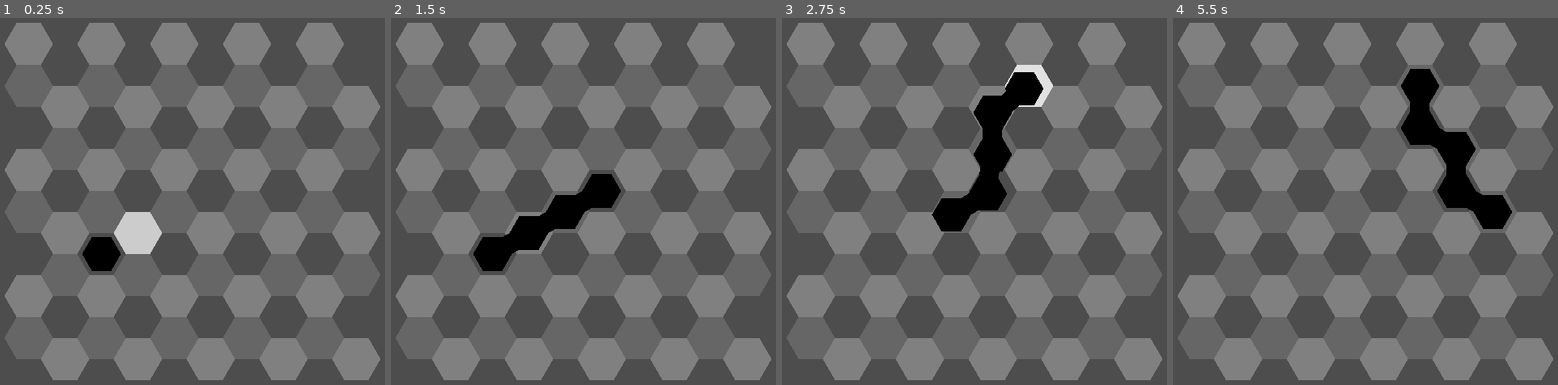
Above: before the commit, frames 1-4 (left to right).
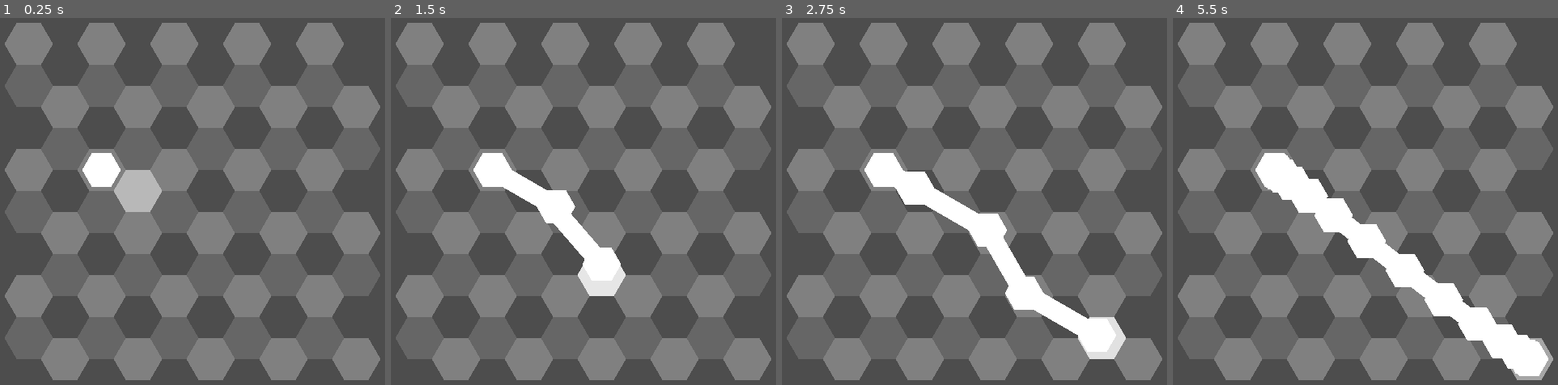
Above: after the commit, the same moments.

Repository: redpebble/sneksagon
Game: Godot game, scene res://scenes/map.tscn
The game is run twice, just before and just after one commit, with the same random seed, the same clock (stepped at 60 frames per second) and the same inputs.
Inputs (mouse positions are in pixels of both pictures, inside the frame that each line leads up to):
- Up to frame 1 (0.25 s): no input
- Up to frame 2 (1.5 s): move the mouse to (691, 175) at 0.52 s; press the mouse at (691, 175) at 0.53 s; move the mouse to (487, 227) at 1.27 s; release the mouse at (487, 227) at 1.28 s; click (487, 227) at 1.35 s
- Up to frame 3 (2.75 s): move the mouse to (1024, 95) at 2.02 s; press the mouse at (1024, 95) at 2.03 s
- Up to frame 4 (5.5 s): move the mouse to (1342, 296) at 2.77 s; release the mouse at (1342, 296) at 2.78 s; click (1342, 296) at 2.85 s; move the mouse to (1511, 274) at 3.52 s; press the mouse at (1511, 274) at 3.53 s; move the mouse to (1219, 128) at 4.27 s; release the mouse at (1219, 128) at 4.28 s; click (1219, 128) at 4.35 s; tap Enter at 5 s; move the mouse to (1388, 201) at 5.02 s; press the mouse at (1388, 201) at 5.03 s

The runs differ from the first frame. In frame 1, 3.6% of the frame differs, in the area x 21-43%, y 36-69%; in frame 2, 6.2%; in frame 3, 9.6%; in frame 4, 11%, in the area x 21-99%, y 13-99%.

Commit message:
Real buggy SnakeHex (let us cook)

Diff:
--- a/scenes/Singletons/highlighter.gd
+++ b/scenes/Singletons/highlighter.gd
@@ -23,11 +23,10 @@
 func pulse():
 	reset_brightness()
 	if pulse_tween: pulse_tween.kill()
-	pulse_tween = create_tween()
-	pulse_tween.finished.connect(pulse)
-	pulse_tween.set_ease(Tween.EASE_IN_OUT).set_trans(Tween.TRANS_SINE)
+	pulse_tween = create_tween().set_ease(Tween.EASE_IN_OUT).set_trans(Tween.TRANS_SINE)
 	pulse_tween.tween_property(sprite, "modulate:a", min_brightness, pulse_interval * 0.5)
 	pulse_tween.tween_property(sprite, "modulate:a", 1, pulse_interval * 0.5)
+	pulse_tween.finished.connect(pulse)
 
 func reset_brightness():
 	sprite.modulate.a = 1.0
--- a/scenes/map.gd
+++ b/scenes/map.gd
@@ -8,7 +8,7 @@
 
 @onready var hex_width = 2 * hex_scale
 
-var map : Dictionary[Vector2, Node2D] = {}
+var map : Dictionary[Vector2, Node2D] = {} # FIXME no need for node2Ds themselves to be stored
 var entities : Dictionary[Vector2, Array] = {}
 var map_origin := Vector2.ZERO
 
@@ -16,7 +16,8 @@
 func _ready() -> void:
 	Highlighter.scale_to_width(hex_width)
 	populate_grid()
-	create_hex(mover_hex_scn, Vector2(2, 4), Color.BLACK)
+	#create_hex(mover_hex_scn, Vector2(2, 4), Color.BLACK)
+	$Snake.make_head(Vector2(2, 2))
 
 # use hex coordinates to get position in world
 func get_hex_world_position(coords : Vector2, offset : Vector2 = map_origin) -> Vector2:
--- a/scenes/map.tscn
+++ b/scenes/map.tscn
@@ -1,8 +1,9 @@
-[gd_scene load_steps=4 format=3 uid="uid://diuykrg1nilh"]
+[gd_scene load_steps=5 format=3 uid="uid://diuykrg1nilh"]
 
 [ext_resource type="Script" uid="uid://6joi0b4nq07b" path="res://scenes/map.gd" id="1_4xfga"]
 [ext_resource type="PackedScene" uid="uid://ui01n6dvym8b" path="res://scenes/static_hex.tscn" id="2_paxxb"]
-[ext_resource type="PackedScene" uid="uid://b2k5i8r31na11" path="res://scenes/mover_hex.tscn" id="3_gldc4"]
+[ext_resource type="PackedScene" uid="uid://ugiumccgqqsx" path="res://scenes/snake_hex.tscn" id="3_0cso3"]
+[ext_resource type="Script" uid="uid://dniflly1p6vxu" path="res://scenes/snake.gd" id="4_0cso3"]
 
 [node name="Map" type="Node2D"]
 script = ExtResource("1_4xfga")
@@ -10,4 +11,8 @@
 grid_contrast = 0.1
 grid_brightness = 0.5
 static_hex_scn = ExtResource("2_paxxb")
-mover_hex_scn = ExtResource("3_gldc4")
+mover_hex_scn = ExtResource("3_0cso3")
+
+[node name="Snake" type="Node2D" parent="."]
+script = ExtResource("4_0cso3")
+metadata/_custom_type_script = "uid://dniflly1p6vxu"
--- a/scenes/mover_hex.gd
+++ b/scenes/mover_hex.gd
@@ -16,7 +16,7 @@
 
 
 func _ready() -> void:
-	z_index = 10
+	z_index = 10 #place above highlight
 	if prev_segment == null:
 		head = self
 	scale *= 0.8
@@ -47,7 +47,7 @@
 
 func get_move_position() -> Vector2:
 	return map.get_move_position(self, round_hexagonal(get_input_vector()))
-func get_input_vector():
+func get_input_vector() -> Vector2:
 	var mouse_input_vector := global_position.direction_to(get_global_mouse_position())
 	return mouse_input_vector
 
--- /dev/null
+++ b/scenes/object_hex.gd
@@ -0,0 +1,34 @@
+class_name ObjectHex
+extends Hex
+
+signal moved(hex_node, from_pos, to_pos)
+
+@export var connect_segments := true
+@onready var last_position := global_position
+
+var move_tween : Tween = null
+
+
+func _ready() -> void:
+	scale *= 0.8
+
+func _process(_delta: float) -> void:
+	queue_redraw()
+
+func move(new_pos : Vector2, duration := 0.25) -> Tween:
+	if move_tween:
+		move_tween.kill()
+
+	last_position = global_position
+	# do not "move" if position would not change
+	if new_pos == last_position:
+		return
+	move_tween = create_tween().set_ease(Tween.EASE_OUT).set_trans(Tween.TRANS_SINE)
+	move_tween.tween_property(self, "global_position", new_pos, duration)
+
+
+	moved.emit(self, last_position, new_pos)
+	return move_tween
+
+func set_color(col : Color):
+	modulate = col
--- /dev/null
+++ b/scenes/snake.gd
@@ -0,0 +1,75 @@
+class_name Snake
+extends Node2D
+
+
+@onready var map = get_parent()
+
+var head : SnakeHex = null
+var max_length := 5
+
+
+func _ready() -> void:
+	z_index = 10 #place above highlight
+
+func _process(_delta: float) -> void:
+	read_inputs()
+	queue_redraw()
+
+func read_inputs():
+	if head and head.move_tween and head.move_tween.is_running():
+		return
+	update_highlight()
+	if Input.is_action_pressed("lmb"):
+		move()
+
+func update_highlight():
+	var show_highlight : bool = (get_move_position() != global_position)
+	Highlighter.highlight_position(get_move_position(), show_highlight)
+
+func get_move_position() -> Vector2:
+	return map.get_move_position(head, round_hexagonal(get_input_vector()))
+func get_input_vector() -> Vector2:
+	var mouse_input_vector := global_position.direction_to(get_global_mouse_position())
+	return mouse_input_vector
+
+func move(duration := 0.25) -> void:
+	if head.move_tween:
+		head.move_tween.kill()
+	var move_position = get_move_position()
+	extend()
+	head.move(move_position, duration)
+
+
+func round_hexagonal(base_vector) -> Vector2:
+	var hex_direction : Vector2
+	hex_direction.x = roundi(base_vector.x)
+	#max out vertical input to eliminate "sticky" horizontal movement
+	hex_direction.y = ceili(abs(base_vector.y)) * sign(base_vector.y)
+	#move when holding mouse button
+	return hex_direction
+
+
+func extend() -> void:
+	var tail := get_tail()
+	if tail:
+		var new_hex : SnakeHex = map.create_hex(map.mover_hex_scn, map.get_hex_coords(tail.last_position), modulate)
+		tail.next_segment = new_hex
+		new_hex.prev_segment = tail
+
+func make_head(hex_coords : Vector2) -> void:
+	head = map.create_hex(map.mover_hex_scn, hex_coords, modulate)
+
+func get_tail() -> SnakeHex:
+	var current_hex := head
+	while current_hex.next_segment != null:
+		current_hex = current_hex.next_segment
+	return current_hex
+
+# returns the length from the calling segment to the end of the chain
+func get_length() -> int:
+	var current_hex := head
+	var length = 0
+	while current_hex != null:
+		length += 1
+		current_hex = current_hex.next_segment
+	return length
--- /dev/null
+++ b/scenes/snake.tscn
@@ -0,0 +1,6 @@
+[gd_scene load_steps=2 format=3 uid="uid://ddta8mux3pdy3"]
+
+[ext_resource type="Script" uid="uid://dniflly1p6vxu" path="res://scenes/snake.gd" id="1_a5f6l"]
+
+[node name="Snake" type="Node2D"]
+script = ExtResource("1_a5f6l")
--- /dev/null
+++ b/scenes/snake_hex.gd
@@ -0,0 +1,18 @@
+class_name SnakeHex
+extends ObjectHex
+
+@onready var map = get_parent()
+
+var prev_segment : SnakeHex = null
+var next_segment : SnakeHex = null
+
+
+func _draw() -> void:
+	if next_segment:
+		draw_line(Vector2.ZERO, to_local(next_segment.global_position), modulate, 1)
+
+# overrides ObjectHex.move()
+func move(pos : Vector2, duration := 0.25) -> Tween:
+	if next_segment:
+		next_segment.move(last_position, duration)
+	return super.move(pos, duration)
--- /dev/null
+++ b/scenes/snake_hex.tscn
@@ -0,0 +1,7 @@
+[gd_scene load_steps=3 format=3 uid="uid://ugiumccgqqsx"]
+
+[ext_resource type="PackedScene" uid="uid://b2k5i8r31na11" path="res://scenes/hex.tscn" id="1_pdkcv"]
+[ext_resource type="Script" uid="uid://dha33ypyxlm5s" path="res://scenes/snake_hex.gd" id="2_hqyrv"]
+
+[node name="SnakeHex" instance=ExtResource("1_pdkcv")]
+script = ExtResource("2_hqyrv")
Renamed: scenes/mover_hex.tscn -> scenes/hex.tscn
Not shown, added: scenes/object_hex.gd.uid
Not shown, added: scenes/snake.gd.uid
Not shown, added: scenes/snake_hex.gd.uid
